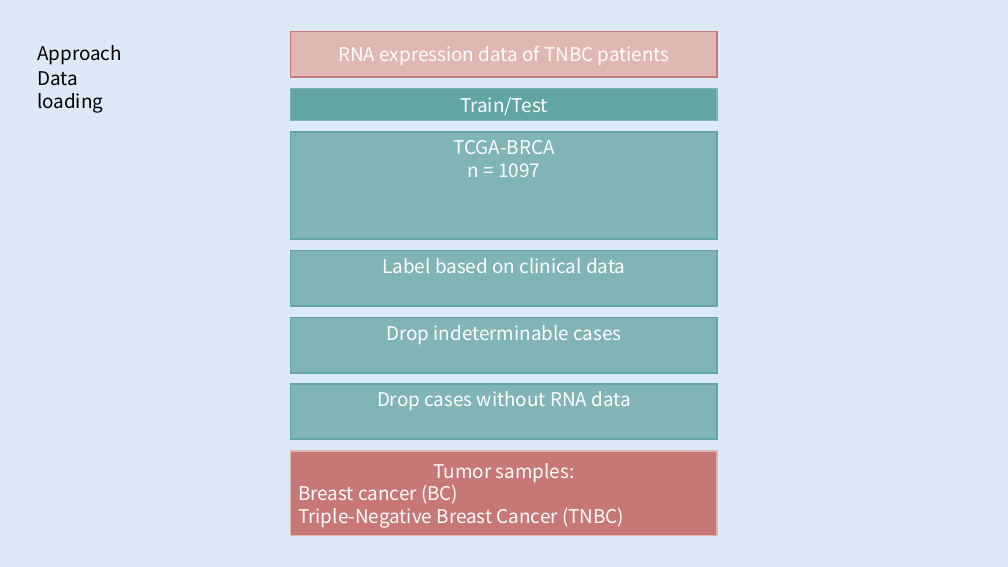
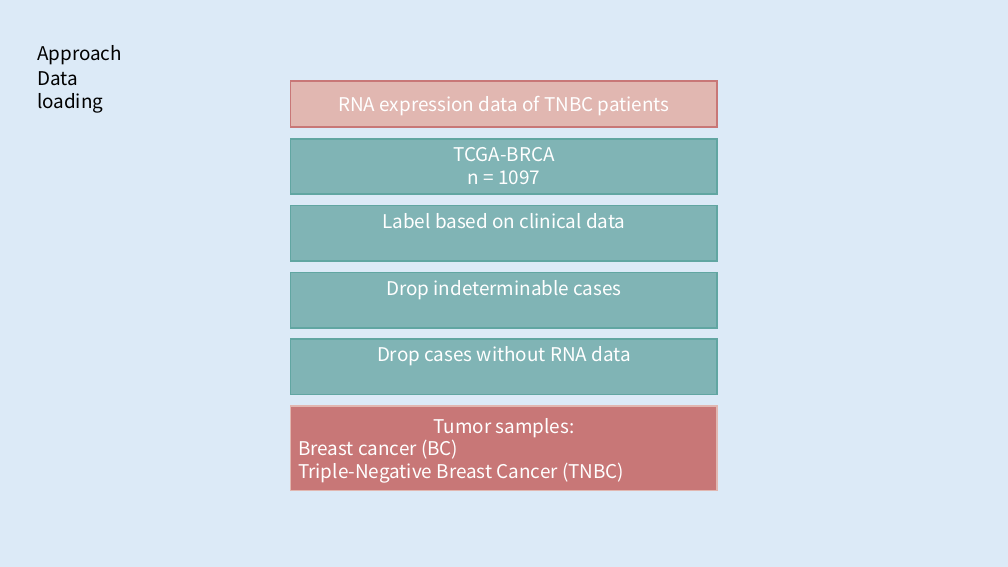
Before and after one commit to rhlt/tnbc, a slide deck: slide 10 of CapstoneProject_FinalPresentation.pptx. Drawn at 1008x567 pixels with LibreOffice and Linux fonts; fonts in the diff are those of the drawing. Boxes give left, top, right and bottom in pixels: in the first picture for what was removed or moved away, otherwise in the second. Text is boxed around its words. In the diff, an @@ line names an element or a change of style, - is before the commit and + after.

Commit message:
Presentation update.

```diff
--- a/CapstoneProject_FinalPresentation.pptx
+++ b/CapstoneProject_FinalPresentation.pptx
@@ rectangle "RNA expression data of TNBC ...": place and size @@
-rectangle "RNA expression data of TNBC ..." at box(291, 32, 718, 77)
+rectangle "RNA expression data of TNBC ..." at box(291, 82, 718, 127)
@@ rectangle removed at box(291, 88, 718, 120) @@
-Train/Test
@@ rectangle "TCGA-BRCA n = 1097": place and size @@
-rectangle "TCGA-BRCA n = 1097" at box(291, 132, 718, 239)
+rectangle "TCGA-BRCA n = 1097" at box(291, 139, 718, 194)
@@ 4 rectangles: place and size @@
-4 rectangles at box(291, 251, 718, 536)
+4 rectangles at box(291, 206, 718, 491)
```
Also in this commit, not shown: 1 other slide changed, 3 slides added.
